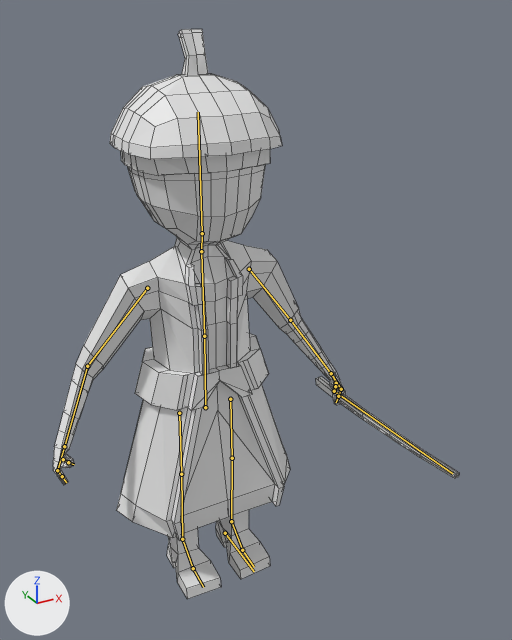
The Blender file Map/Assets/Models/Yamato_samurai/Yamato_samurai.blend as it was, and as the next commit left it.
Before and after are seen from a 50 mm camera at (-7.59, -16.92, 16.54) aimed at (1.13, -1.07, 8.61). Every picture has the same lights, and +X, +Y and +Z are marked at lower left. The bones that bend it are drawn over the model as lines. Mesh edges are drawn as thin lines.

Objects in the first picture: 'Samurai'.
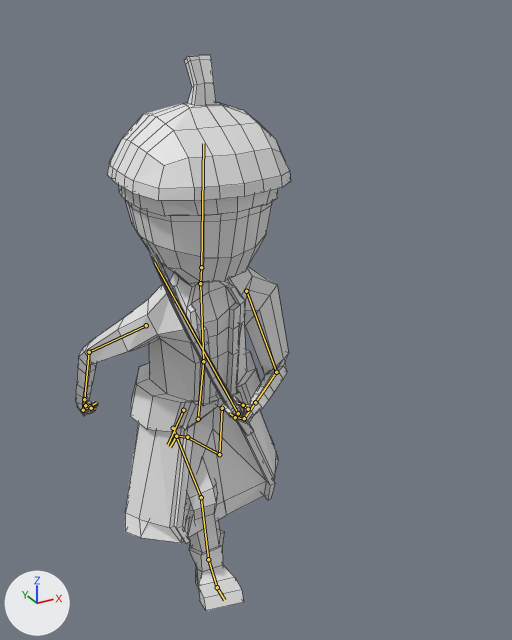
Commit message: Yamato samurai animación "run" terminada

The newer file adds an action. The first version stands in its rest pose; the second is drawn at frame 9 of the action 'Run'.

What the commit changed:
Bone 'Abdomen' (bone_abdomen) moves from (0.0, 0.0, 0.0) to (0.26, -0.32, -0.01).
Bone 'Abdomen' (bone_abdomen) turns from (0, 0, 0) to (-16, 5, -4) degrees about its own x, y and z.
Bone 'Pecho' (bone_pecho) turns from (0, 0, 0) to (-6, 0, 2) degrees about its own x, y and z.
Bone 'Cabeza' (bone_cabeza) turns from (0, 0, 0) to (-5, -1, -6) degrees about its own x, y and z.
Bone 'Brazo.L' (bone_brazo_l) turns from (0, 0, 0) to (-31, -15, -14) degrees about its own x, y and z.
Bone 'Antebrazo.L' (bone_antebrazo_l) turns from (0, 0, 0) to (-20, 5, -79) degrees about its own x, y and z.
Bone 'Mano.L' (bone_mano_l) turns from (0, 0, 0) to (-15, 4, 4) degrees about its own x, y and z.
Bone 'Dedos1.L' (bone_dedos1_l) turns from (0, 0, 0) to (38, 6, 3) degrees about its own x, y and z.
Bone 'Dedos2.L' (bone_dedos2_l) turns from (0, 0, 0) to (24, 4, -1) degrees about its own x, y and z.
Bone 'Brazo.R' (bone_brazo_r) turns from (0, 0, 0) to (-1, -24, -37) degrees about its own x, y and z.
Bone 'Antebrazo.R' (bone_antebrazo_r) turns from (0, 0, 0) to (-4, -2, 5) degrees about its own x, y and z.
Bone 'Dedos1.R' (bone_dedos1_r) turns from (0, 0, 0) to (38, -6, -3) degrees about its own x, y and z.
Bone 'Dedos2.R' (bone_dedos2_r) turns from (0, 0, 0) to (24, -4, 1) degrees about its own x, y and z.
Bone 'Pierna_Control.L' (bone_pierna_control_l) moves from (0.0, 0.0, 0.0) to (0.08, -3.05, 3.31).
Bone 'Pierna_Control.L' (bone_pierna_control_l) turns from (0, 0, 0) to (-115, -10, 0) degrees about its own x, y and z.
Bone 'Pierna_Control.R' (bone_pierna_control_r) moves from (0.0, 0.0, 0.0) to (-0.3, 1.75, 0.0).
Bone 'Pierna_Control.R' (bone_pierna_control_r) turns from (0, 0, 0) to (23, 0, -10) degrees about its own x, y and z.

Location of each change, [x1, y1, x2, y2] in pixels of the pictures (512 x 640 px):
'Samurai', posed (47% narrower)
    before: [53, 29, 459, 599]
    after: [76, 55, 291, 611]
bone 'Abdomen', root to tip
    before: (205, 407) to (204, 336)
    after: (198, 419) to (203, 361)
bone 'Pecho', root to tip
    before: (204, 336) to (201, 251)
    after: (203, 361) to (200, 283)
bone 'Cabeza', root to tip
    before: (202, 233) to (198, 112)
    after: (201, 267) to (203, 143)
bone 'Brazo.L', root to tip
    before: (249, 269) to (290, 320)
    after: (246, 291) to (276, 372)
bone 'Antebrazo.L', root to tip
    before: (290, 320) to (331, 373)
    after: (276, 372) to (255, 402)
bone 'Mano.L', root to tip
    before: (331, 373) to (341, 389)
    after: (255, 402) to (244, 418)
bone 'Dedos1.L', root to tip
    before: (341, 389) to (338, 396)
    after: (244, 418) to (235, 417)
bone 'Dedos2.L', root to tip
    before: (338, 396) to (336, 402)
    after: (235, 417) to (230, 413)
bone 'Brazo.R', root to tip
    before: (147, 288) to (87, 366)
    after: (146, 325) to (89, 352)
bone 'Antebrazo.R', root to tip
    before: (87, 366) to (64, 446)
    after: (89, 352) to (84, 399)
bone 'Dedos1.R', root to tip
    before: (57, 470) to (62, 476)
    after: (83, 410) to (90, 406)
bone 'Dedos2.R', root to tip
    before: (62, 476) to (66, 482)
    after: (90, 406) to (96, 402)
bone 'Pierna_Control.L', root to tip
    before: (225, 533) to (254, 571)
    after: (183, 410) to (168, 444)
